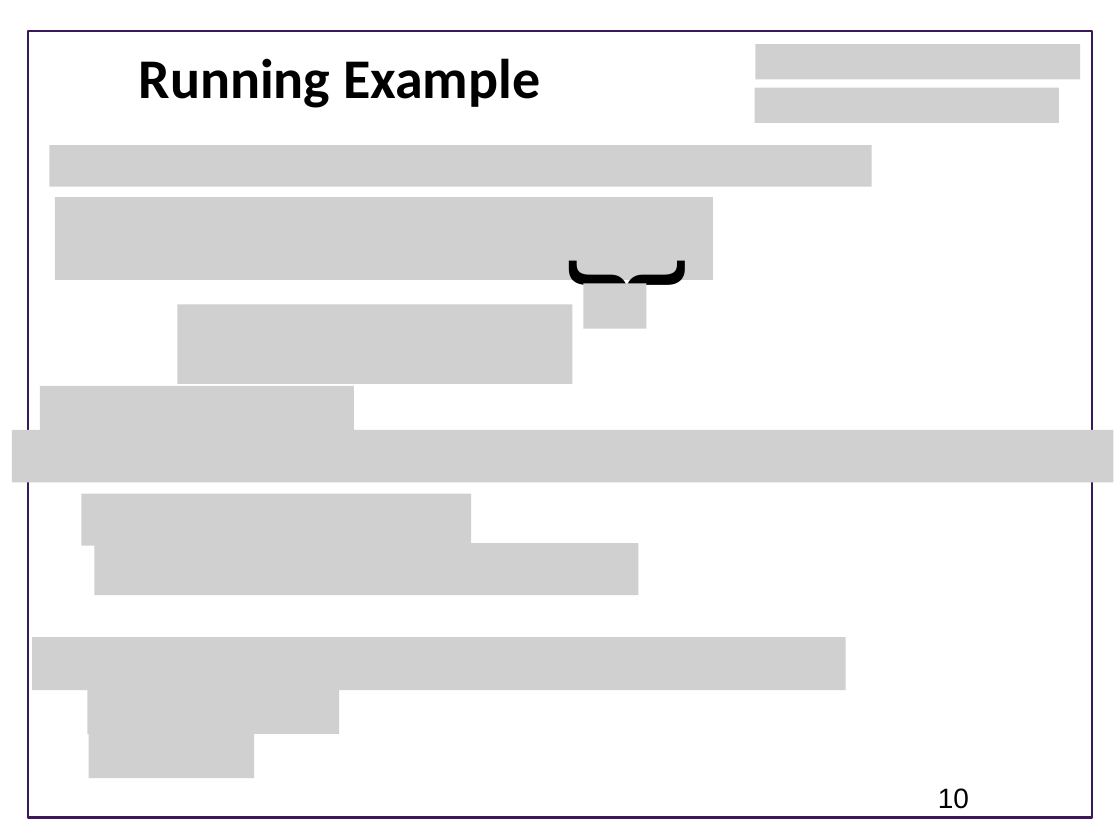
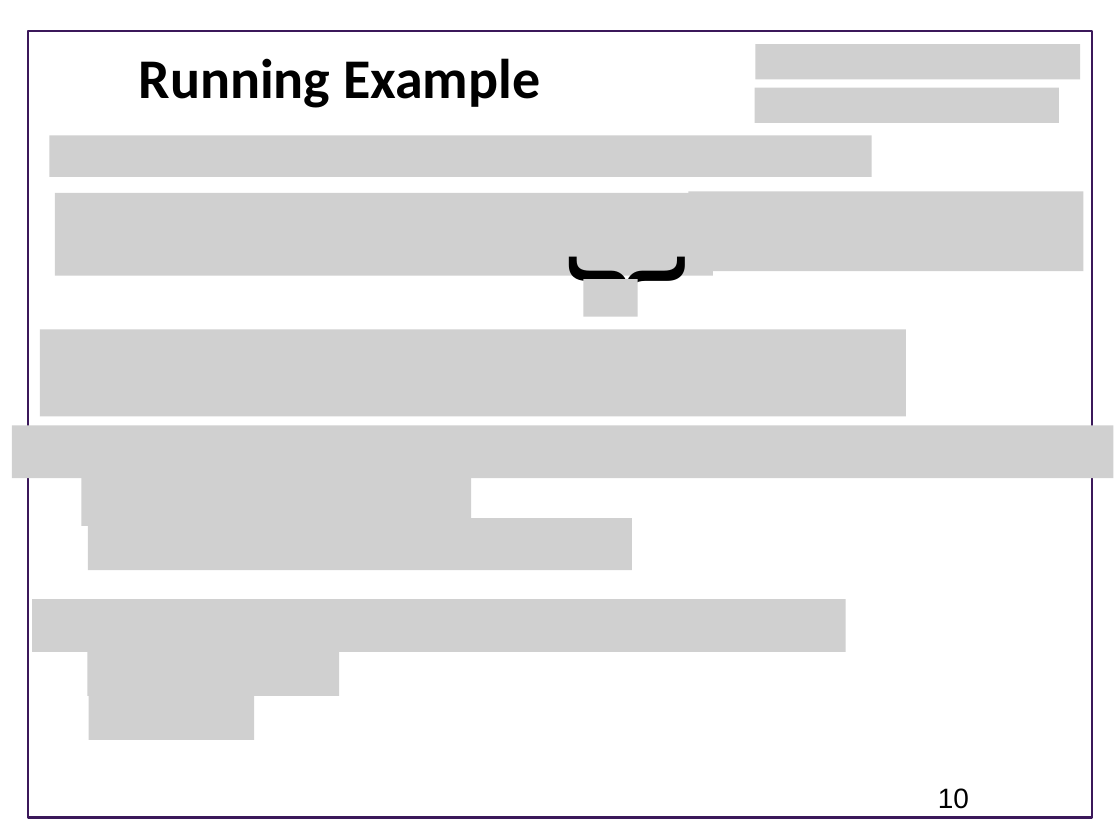
Before and after one commit to joseph-hellerstein/advanced-controls-lectures, a slide deck: slide 10 of Lecture_22_23-Designing-Closed-Loop-Systems/Designing-Full-State-Feedback.pptx. Drawn at 1120x840 pixels with LibreOffice and Linux fonts; fonts in the diff are those of the drawing; grey boxes stand for pictures; background and template pictures are left out. Boxes give left, top, right and bottom in pixels: in the first picture for what was removed or moved away, otherwise in the second. Text is boxed around its words. In the diff, an @@ line names an element or a change of style, - is before the commit and + after.

Commit message:
updates

```diff
--- a/Lecture_22_23-Designing-Closed-Loop-Systems/Designing-Full-State-Feedback.pptx
+++ b/Lecture_22_23-Designing-Closed-Loop-Systems/Designing-Full-State-Feedback.pptx
@@ picture moved from (x1=49, y1=146, x2=871, y2=187) to (x1=49, y1=136, x2=871, y2=177) @@
@@ picture added at (x1=689, y1=192, x2=1084, y2=271) @@
@@ picture resized from (x1=584, y1=283, x2=646, y2=328) to (x1=584, y1=279, x2=637, y2=317) @@
@@ picture added at (x1=40, y1=329, x2=906, y2=417) @@
@@ picture removed at (x1=177, y1=305, x2=572, y2=384) @@
@@ picture removed at (x1=40, y1=385, x2=355, y2=435) @@
@@ 2 pictures, 1 text moved together from (x1=12, y1=197, x2=1113, y2=483) to (x1=12, y1=193, x2=1113, y2=478) @@
@@ picture moved from (x1=82, y1=494, x2=472, y2=545) to (x1=82, y1=474, x2=472, y2=525) @@
@@ picture moved from (x1=94, y1=543, x2=638, y2=595) to (x1=87, y1=519, x2=632, y2=570) @@
@@ 3 pictures, 1 rectangle moved together from (x1=32, y1=637, x2=846, y2=794) to (x1=32, y1=599, x2=846, y2=756) @@
```
Also in this commit, not shown: 1 slide added.
